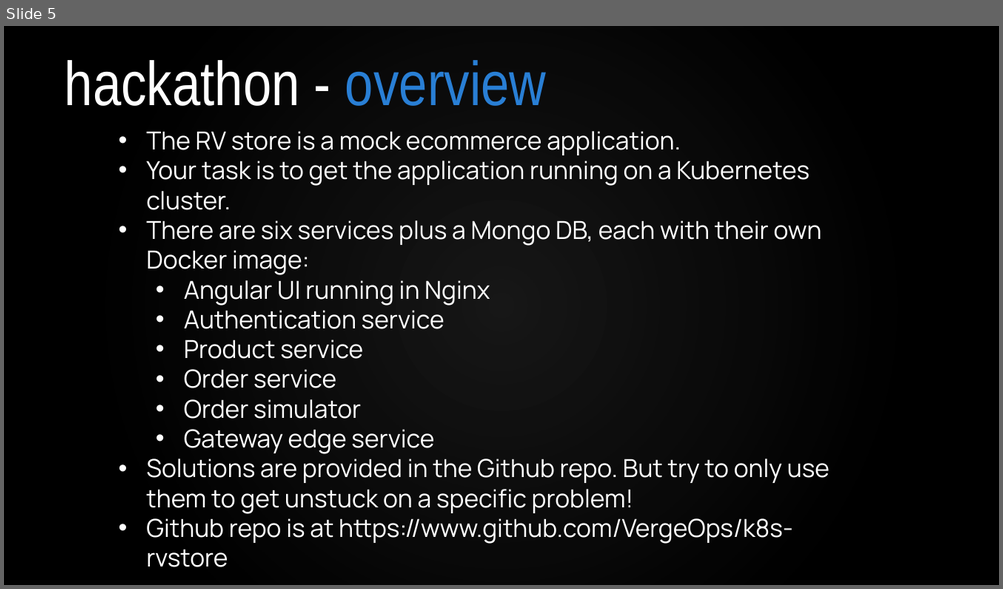
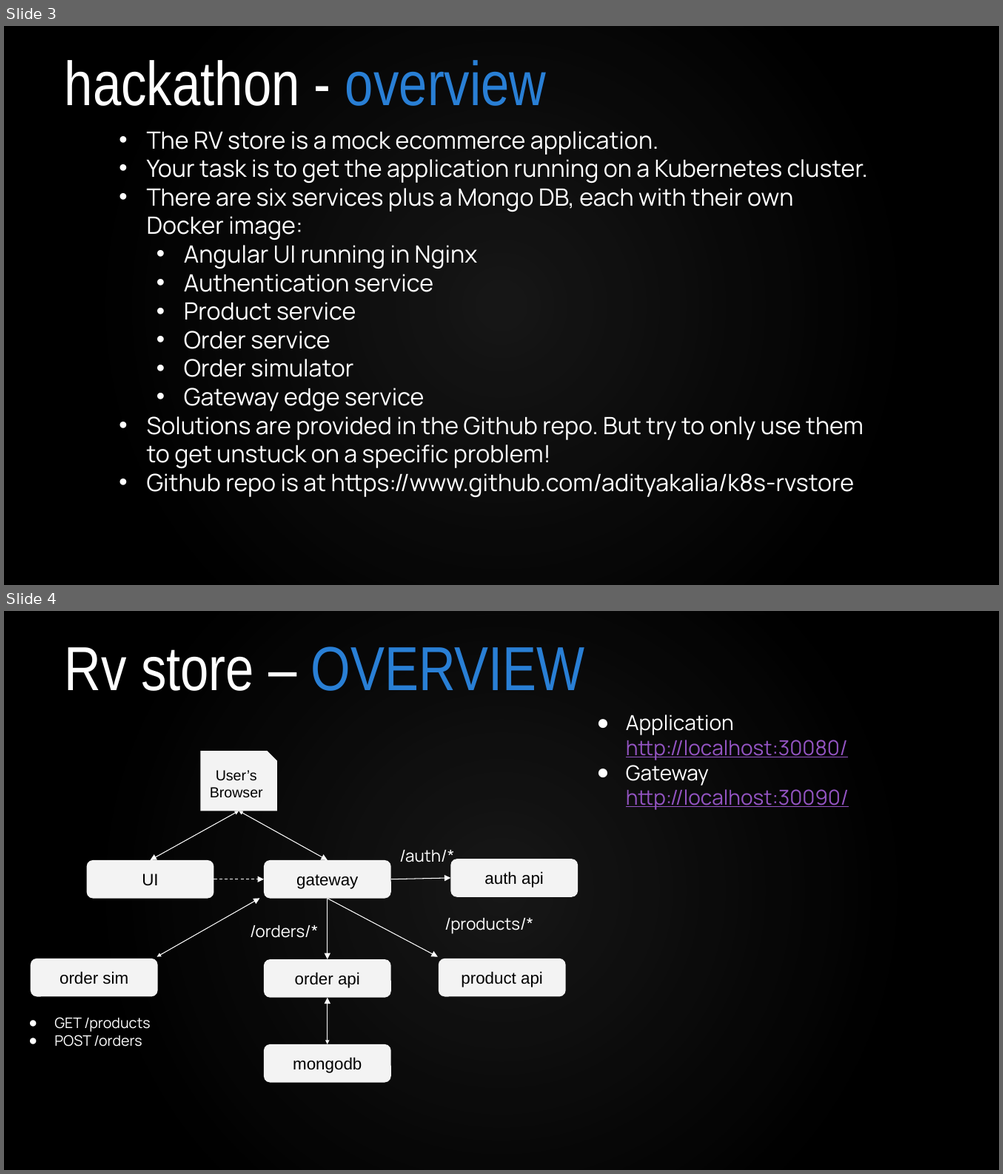
Before and after one commit to lawteo/k8s-rvstore, a slide deck: rvstore_hackathon/K8s-RV Store Hackathon.pptx. Shown one above the other, each under a label of ours: slide 5 before the commit, slides 3 and 4 after it. The pictures are 1003x589 and 1003x1174 pixels, drawn with LibreOffice and Linux fonts; fonts in the diff are those of the drawing; background and template pictures are left out. Boxes give left, top, right and bottom in pixels: in the first picture for what was removed or moved away, otherwise in the second. Text is boxed around its words. In the diff, an @@ line names an element or a change of style, - is before the commit and + after.

```diff
--- a/rvstore_hackathon/K8s-RV Store Hackathon.pptx
+++ b/rvstore_hackathon/K8s-RV Store Hackathon.pptx
@@ slide 4 added at (x1=4, y1=611, x2=999, y2=1170), background picture (left out) @@
@@ rectangle added at (x1=4, y1=611, x2=999, y2=1170), fill #000000 at 54% opacity @@
@@ title added at (x1=65, y1=647, x2=585, y2=691), 60 pt, text #FFFFFF @@
+Rv store – OVERVIEW
@@ text added at (x1=626, y1=715, x2=848, y2=810), 20 pt, text #9454C3, underline @@
+● Application
+http://localhost:30080/
+● Gateway
+http://localhost:30090/
@@ snip rect added at (x1=200, y1=752, x2=277, y2=812), fill #F3F3F3, 14 pt, text #000000 @@
+User’s
+Browser
@@ double arrow added from (239, 811) to (151, 860), #FFFFFF 0.75 pt @@
@@ double arrow added from (239, 811) to (327, 860), #FFFFFF 0.75 pt @@
@@ text added at (x1=399, y1=850, x2=454, y2=867), 16 pt, text #FFFFFF @@
+/auth/*
@@ rounded rectangle added at (x1=87, y1=860, x2=214, y2=898), fill #F3F3F3, 16 pt, text #000000 @@
+UI
@@ rounded rectangle added at (x1=264, y1=860, x2=391, y2=898), fill #F3F3F3, 16 pt, text #000000 @@
+gateway
@@ rounded rectangle added at (x1=451, y1=859, x2=578, y2=897), fill #F3F3F3, 16 pt, text #000000 @@
+auth api
@@ double arrow added from (260, 898) to (157, 957), #FFFFFF 0.75 pt @@
@@ arrow added from (213, 880) to (264, 880), #FFFFFF 0.75 pt dashed @@
@@ arrow added from (327, 899) to (327, 960), #FFFFFF 0.75 pt @@
@@ arrow added from (327, 899) to (438, 957), #FFFFFF 0.75 pt @@
@@ arrow added from (391, 880) to (451, 878), #FFFFFF 0.75 pt @@
@@ text added at (x1=444, y1=918, x2=533, y2=934), 16 pt, text #FFFFFF @@
+/products/*
@@ text added at (x1=250, y1=925, x2=318, y2=938), 16 pt, text #FFFFFF @@
+/orders/*
@@ rounded rectangle added at (x1=30, y1=959, x2=158, y2=997), fill #F3F3F3, 16 pt, text #000000 @@
+order sim
@@ rounded rectangle added at (x1=264, y1=960, x2=391, y2=997), fill #F3F3F3, 16 pt, text #000000 @@
+order api
@@ rounded rectangle added at (x1=438, y1=959, x2=566, y2=997), fill #F3F3F3, 16 pt, text #000000 @@
+product api
@@ double arrow added from (327, 1045) to (327, 998), #FFFFFF 0.75 pt @@
@@ text added at (x1=54, y1=1017, x2=150, y2=1047), 14 pt, text #FFFFFF @@
+● GET /products
+● POST /orders
@@ rounded rectangle added at (x1=264, y1=1045, x2=391, y2=1082), fill #F3F3F3, 16 pt, text #000000 @@
+mongodb
@@ what was slide 5 is now slide 3 @@
@@ slide 3 changed as well @@
@@ text at (x1=147, y1=131, x2=868, y2=469): size 24 to 23 pt in "The RV store is a mock ecommerce ...", "Your task is to get the application ...", "There are six services plus a Mongo ...", "Angular UI running in Nginx" and 6 more places; indent changed @@
@@ text at (x1=147, y1=474, x2=854, y2=498): text changed; size 24 to 23 pt @@
-• Github repo is at https://www.github.com/VergeOps/k8s-rvstore
+• Github repo is at https://www.github.com/adityakalia/k8s-rvstore
```
Also in this commit, not shown: 2 other slides changed, 2 slides removed, 1 other file.
